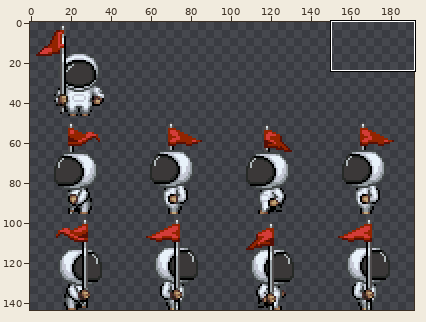
Edited in one commit: sprite sheet (SFML Engine/Resources/tex/Game/Astro/astro.png). The first picture is a wide view before the edit; the outline marks the close-up.
Close-up. Before the commit:
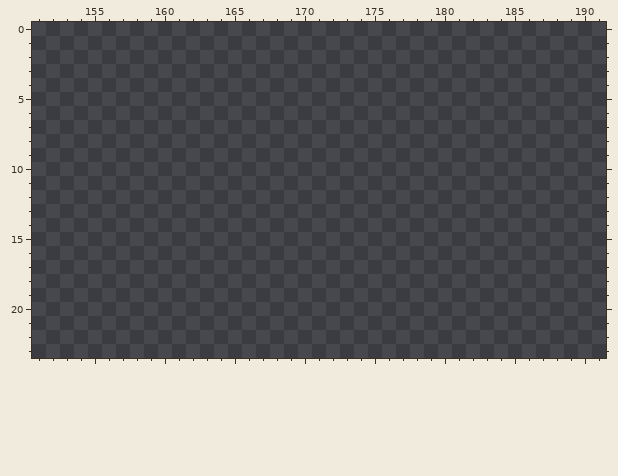
The file is 192x144 pixels. Colours within 5 levels of each other are drawn and written as one. Shown: x 151..191, y 0..23. The commit also changed other parts of the picture, which this record leaves out.
Palette (. is transparent): 
And afterwards:
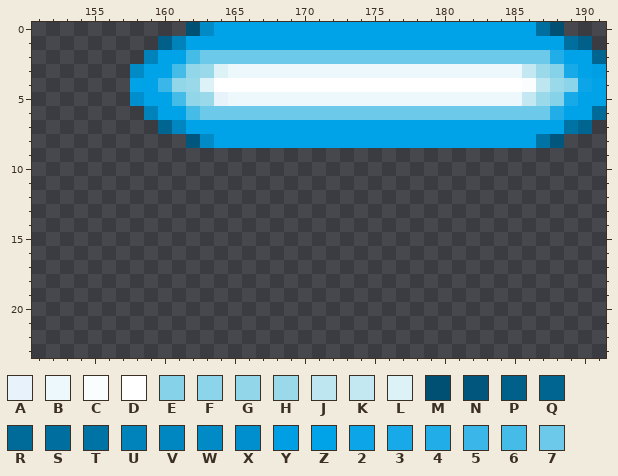
Colours new in this view: A #e8f2fa  B #ecf8fb  C #f9fdfd  D #ffffff  E #85d2e9  F #8bd4e9  G #91d6e9  H #99d9ea  J #bde6f1  K #c3e8f2  L #dcf2f7  M #005073  N #00567c  P #00608a  Q #006591  R #006a98  S #006e9e  T #0073a5  U #0082bb  V #0086c1  W #008bc7  X #008fce  Y #009ee2  Z #00a2e8  2 #0ca6e8  3 #18aae8  4 #20ade8  5 #3ab7e8  6 #45bbe8  7 #6dc9e9
The edit:
y 0: x 162..188 ........................... -> MWZZZZZZZZZZZZZZZZZZZZZZZSM
y 1: x 160..190 ............................... -> PUZZZZZZZZZZZZZZZZZZZZZZZZZZZSP
y 2: x 159..191 ................................. -> UZZ677777777777777777777777774ZZQ
y 3: x 158..191 .................................. -> WZZ6GHLBBBBBBBBBBBBBBBBBBBBBKHE3ZY
y 4: x 158..191 .................................. -> ZZ5GHLDDDDDDDDDDDDDDDDDDDDDDCJHF2Z
y 5: x 158..191 .................................. -> XZZ6GHABBBBBBBBBBBBBBBBBBBBBKHE3ZZ
y 6: x 159..191 ................................. -> UZZ677777777777777777777777774ZZR
y 7: x 160..190 ............................... -> QVZZZZZZZZZZZZZZZZZZZZZZZZZZZTQ
y 8: x 162..188 ........................... -> NWZZZZZZZZZZZZZZZZZZZZZZZTN
Pixel boxes of the changes (left, top, right, bottom) in both close-ups:
added: (130, 22, 606, 148)
